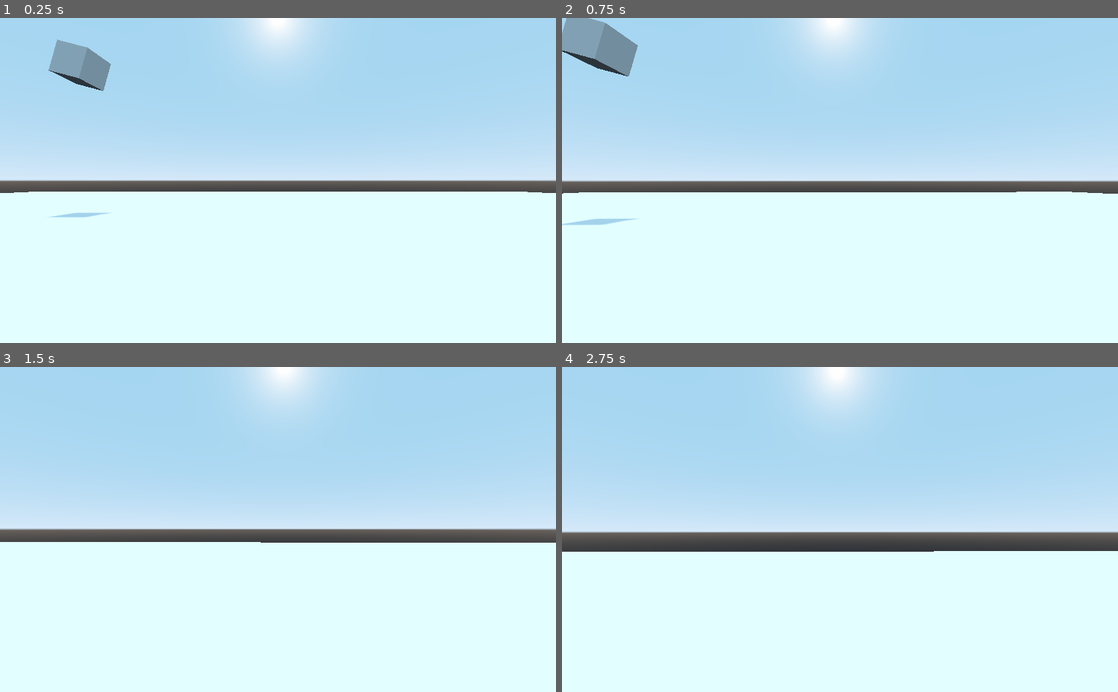
Above: before the commit, frames 1-4 (two rows, left to right).
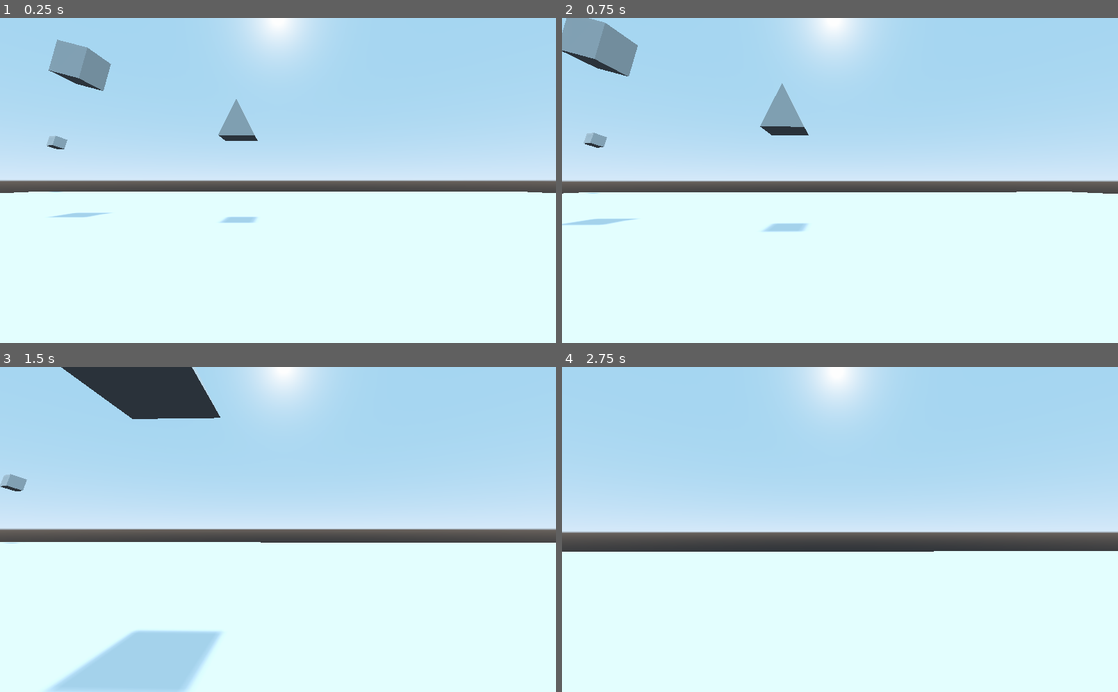
Above: after the commit, the same moments.

Repository: miguel-respaldo/p2022-rv
Game: Godot game, scene res://nivel.tscn
Same seed, same stepped clock (60 frames per second), same inputs: the game is played once before the commit and once after it.
Inputs (mouse positions are in pixels of both pictures, inside the frame that each line leads up to):
- Up to frame 1 (0.25 s): no input
- Up to frame 2 (0.75 s): tap Enter at 0.5 s; move the mouse to (867, 180) at 0.52 s; hold Up (ui_up) from 0.53 s (still down)
- Up to frame 3 (1.5 s): keep holding Up (ui_up); move the mouse to (250, 529) at 1.27 s
- Up to frame 4 (2.75 s): keep holding Up (ui_up); move the mouse to (851, 523) at 2.02 s

The runs differ from the first frame. In frame 1, 0.7% of the frame differs, in the area x 8-47%, y 25-64%; in frame 2, 1.1%; in frame 3, 7.3%, in the area x 0-40%, y 0-100%; in frame 4, nothing differs.

Commit message:
piramide y otro

Diff:
--- a/0305/camara-en-primera-persona/nivel.tscn
+++ b/0305/camara-en-primera-persona/nivel.tscn
@@ -1,7 +1,9 @@
-[gd_scene load_steps=3 format=2]
+[gd_scene load_steps=4 format=2]
 
 [ext_resource path="res://plataforma.tscn" type="PackedScene" id=1]
 [ext_resource path="res://jugador.tscn" type="PackedScene" id=2]
+
+[sub_resource type="PrismMesh" id=1]
 
 [node name="Spatial" type="Spatial"]
 
@@ -19,7 +21,7 @@
 [node name="Cubos" type="Spatial" parent="."]
 
 [node name="centro" parent="Cubos" instance=ExtResource( 1 )]
-transform = Transform( 0.854473, 0.222088, 0.46963, -0.439176, 0.791693, 0.424673, -0.277488, -0.569122, 0.774016, 0, 10, 0 )
+transform = Transform( 0.855893, -0.512403, -0.0699209, 0.436402, 0.643073, 0.629294, -0.277488, -0.569122, 0.774016, 0, 10, 0 )
 
 [node name="cubo2" parent="Cubos" instance=ExtResource( 1 )]
 transform = Transform( 0.593816, 0.146486, 0.791154, -0.25991, 0.965495, 0.016315, -0.761465, -0.215317, 0.611399, -15.1889, 10, 24.7666 )
@@ -35,3 +37,11 @@
 
 [node name="cubo6" parent="Cubos" instance=ExtResource( 1 )]
 transform = Transform( 0.315117, 0.0688342, 0.946553, -0.25991, 0.965495, 0.016315, -0.912769, -0.25116, 0.322134, 35.5426, 10, 35.5511 )
+
+[node name="cubo7" parent="Cubos" instance=ExtResource( 1 )]
+transform = Transform( 0.315117, 0.0688342, 0.946553, -0.25991, 0.965495, 0.016315, -0.912769, -0.25116, 0.322134, -44.4836, 10, -47.2313 )
+
+[node name="MeshInstance" type="MeshInstance" parent="Cubos"]
+transform = Transform( 1, 0, 0, 0, 1, 0, 0, 0, 1, -2.26951, 5.87702, -14.1423 )
+mesh = SubResource( 1 )
+material/0 = null
